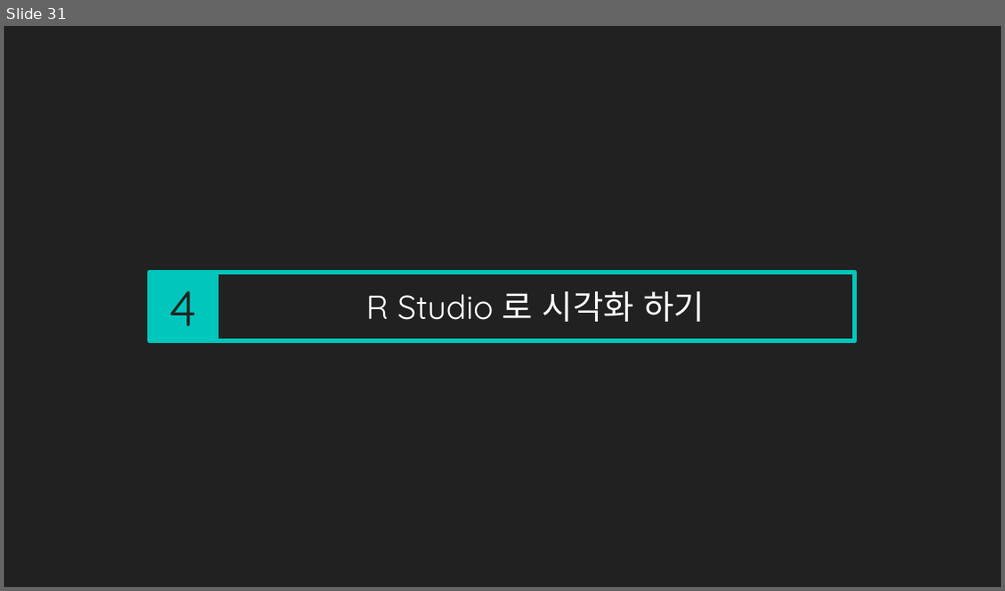
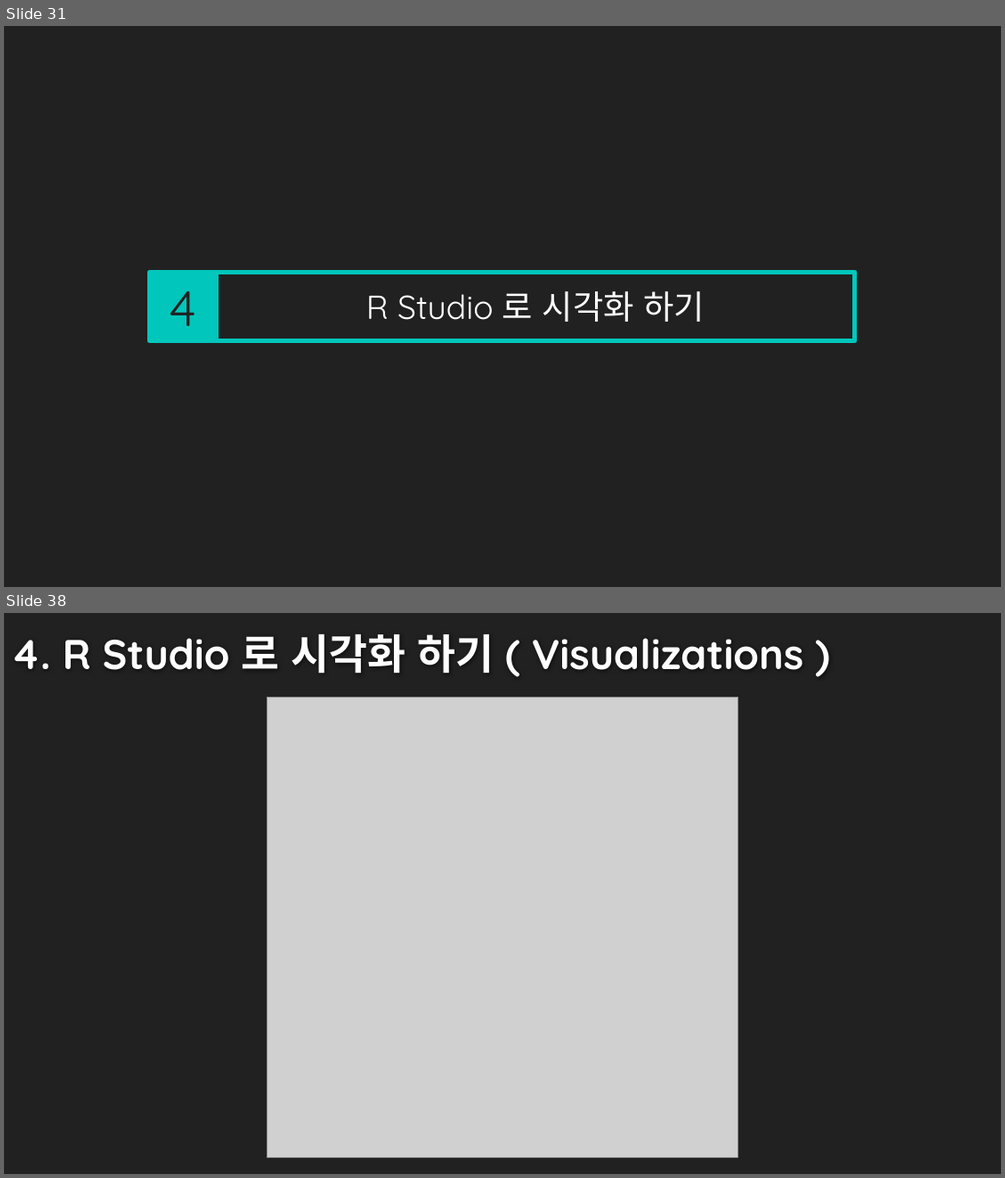
Before and after one commit to DevChorong/Web_Crawling_n_Visualizations, a slide deck: Web Crawling & Word Cloud.pptx. Shown one above the other, each under a label of ours: slide 31 before the commit, slides 31 and 38 after it; the slides between them are not shown. The pictures are 1005x591 and 1005x1178 pixels, drawn with LibreOffice and Linux fonts; fonts in the diff are those of the drawing; grey boxes stand for pictures; background and template pictures are left out. Boxes give left, top, right and bottom in pixels: in the first picture for what was removed or moved away, otherwise in the second. Text is boxed around its words. In the diff, an @@ line names an element or a change of style, - is before the commit and + after.

```diff
--- a/Web Crawling & Word Cloud.pptx
+++ b/Web Crawling & Word Cloud.pptx
@@ slide 38 added at <box>4,613,1001,1174</box>, background #212121 @@
@@ title added at <box>11,634,804,673</box>, 40 pt, text #FEFEFE, bold @@
+4. R Studio 로 시각화 하기 ( Visualizations )
@@ picture added at <box>267,697,738,1157</box> @@
```
Also in this commit, not shown: 7 other slides added, 18 other files.
